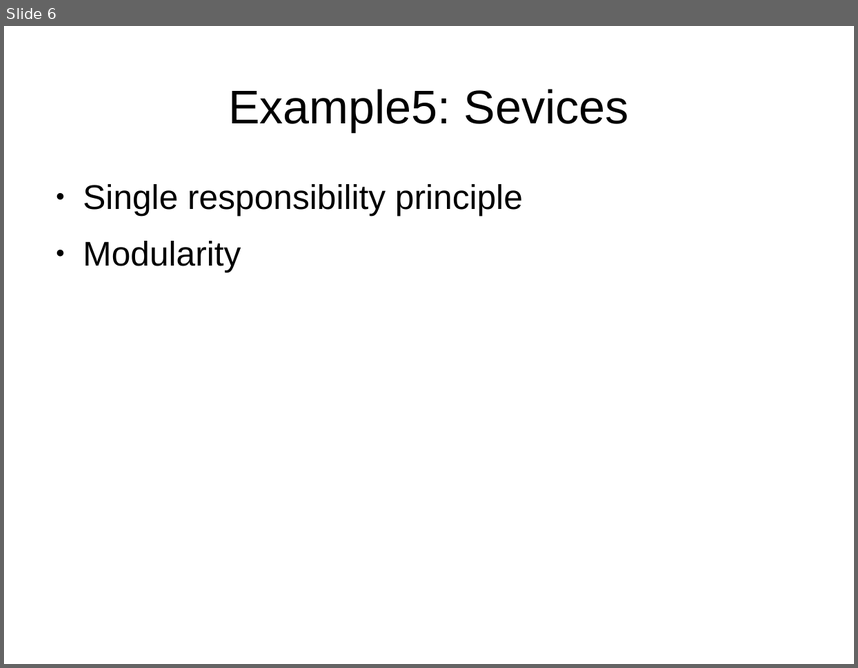
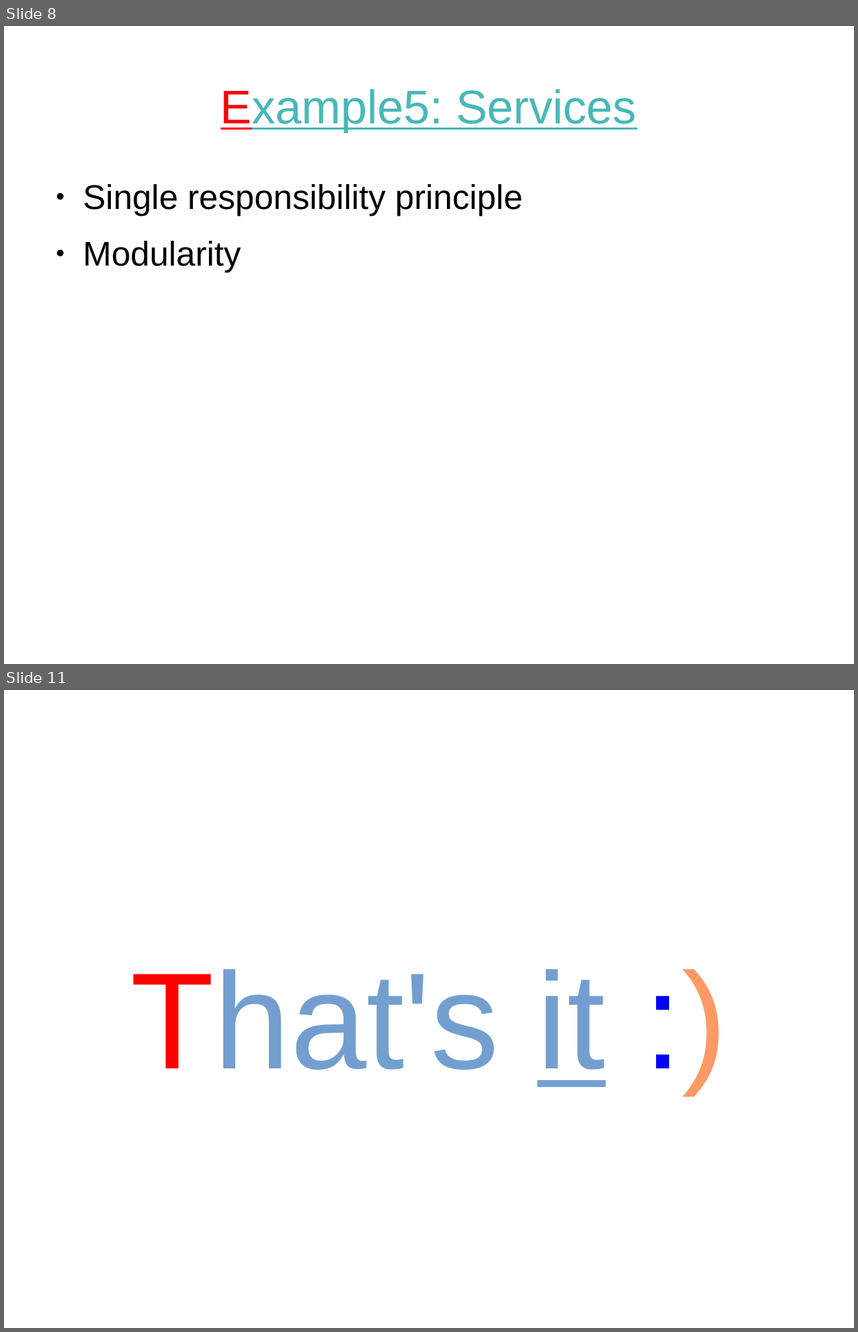
Before and after one commit to tautvilas/frameworks-lecture, a slide deck: doc/presentation.odp. Shown one above the other, each under a label of ours: slide 6 before the commit, slides 8 and 11 after it; the slides between them are not shown. The pictures are 858x668 and 858x1332 pixels, drawn with LibreOffice and Linux fonts; fonts in the diff are those of the drawing. Boxes give left, top, right and bottom in pixels: in the first picture for what was removed or moved away, otherwise in the second. Text is boxed around its words. In the diff, an @@ line names an element or a change of style, - is before the commit and + after.

```diff
--- a/doc/presentation.odp
+++ b/doc/presentation.odp
@@ slide 11 added at bbox=[4, 690, 854, 1328], background #FFFFFF @@
@@ subtitle added at bbox=[131, 969, 606, 1087], 127.8 pt, text #729FCF @@
+That's it :)
@@ what was slide 6 is now slide 8 @@
@@ slide 8 changed as well @@
@@ title at bbox=[221, 89, 637, 132]: text changed; text colour #000000 to #47B8B8 @@
-Example5: Sevices
+Example5: Services
```
Also in this commit, not shown: 3 other slides changed, 6 other slides added, 4 slides removed.
